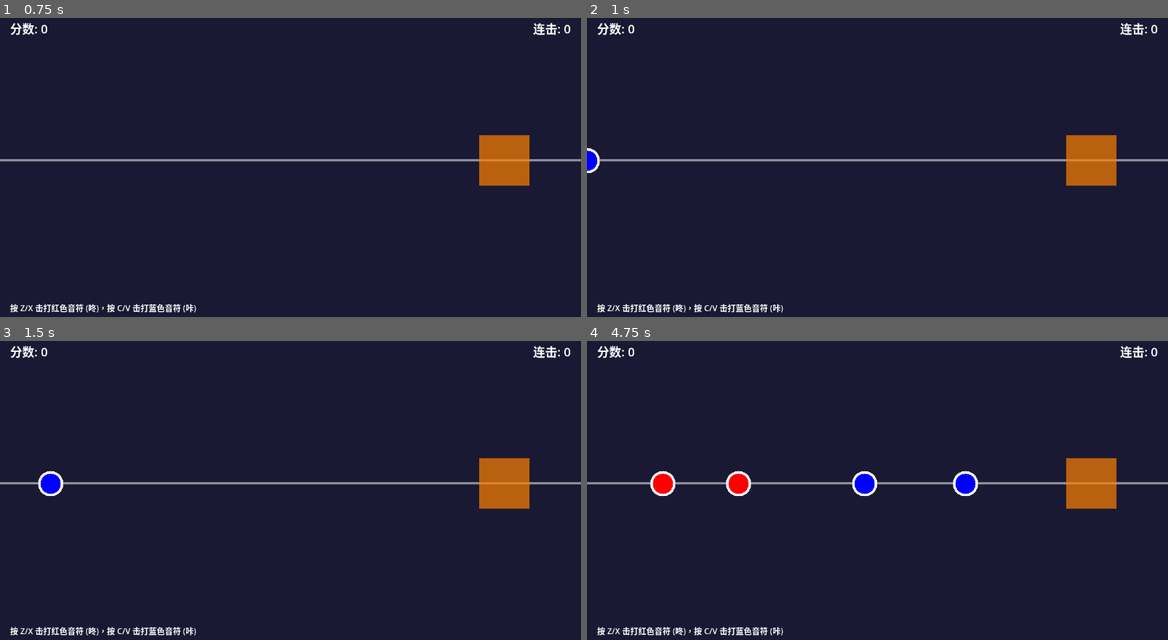
Above: before the commit, frames 1-4 (two rows, left to right).
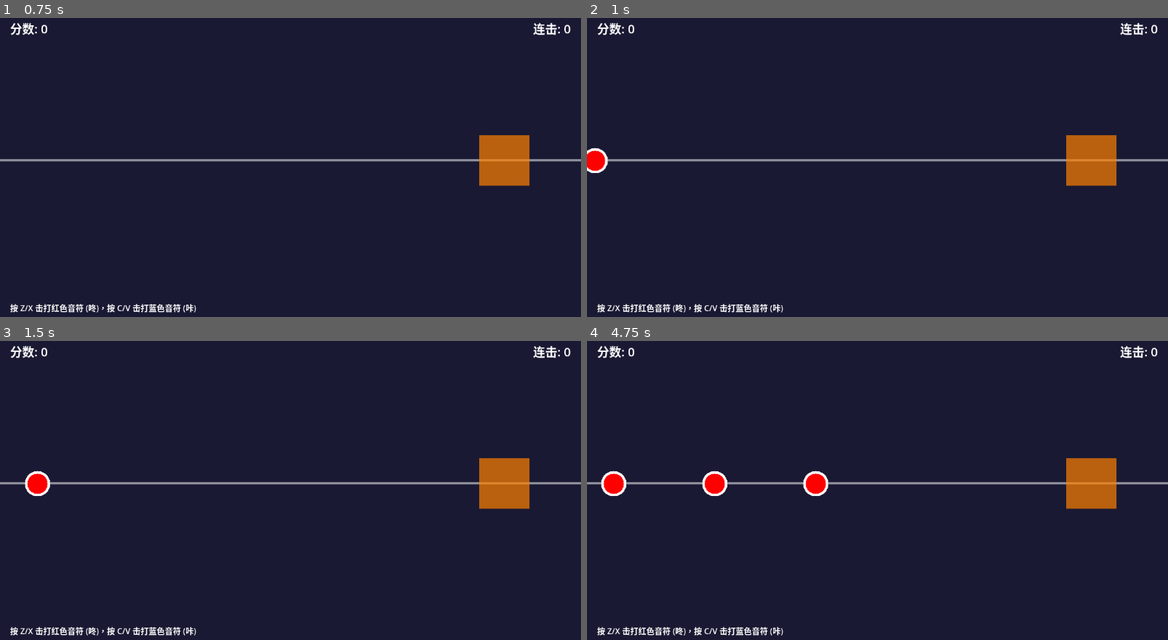
Above: after the commit, the same moments.

Repository: lemonhall/drum
Game: Godot game, scene res://scenes/GameMain.tscn
Two runs of this game, one before a commit and one after it. Both use one fixed random seed, a clock stepped at 60 frames per second and the inputs below.
Inputs:
- Up to frame 1 (0.75 s): tap Enter at 0.5 s; hold Z (drum_don) from 0.53 s (still down)
- Up to frame 2 (1 s): keep holding Z (drum_don)
- Up to frame 3 (1.5 s): release Z (drum_don) at 1.28 s; tap C (drum_ka) at 1.35 s
- Up to frame 4 (4.75 s): hold Z (drum_don) 2.03-2.78 s; tap C (drum_ka) at 2.85, 4.35 s; hold Z (drum_don) 3.53-4.28 s

Frame 1 is identical in both runs. In frame 2, 0.3% of the frame differs, in the area x 0-4%, y 43-52%; in frame 3, 0.5%; in frame 4, 2.1%, in the area x 2-68%, y 43-52%.

Commit message:
第一个勉强算是能运行起来的适配了70bpm版本的

Diff:
--- a/scripts/AudioManager.gd
+++ b/scripts/AudioManager.gd
@@ -22,7 +22,7 @@
 }
 
 # 背景音乐文件路径
-var bgm_file = "res://audio/bgm.ogg"
+var bgm_file = "res://audio/taiko drum-70bpm.mp3"
 
 # 预加载的音效
 var loaded_sounds = {}
--- a/scripts/Note.gd
+++ b/scripts/Note.gd
@@ -8,7 +8,7 @@
 }
 
 var note_type: NoteType = NoteType.DON
-var speed: float = 200.0
+var speed: float = 116.7  # 调整为适合70 BPM的速度 (1000像素 / 8.57秒 ≈ 116.7)
 var is_hit: bool = false
 
 @onready var sprite = $Sprite2D
@@ -17,6 +17,9 @@
 # 音符颜色
 var don_color = Color.RED
 var ka_color = Color.BLUE
+
+# 击打区域位置
+var hit_zone_x = 1000.0
 
 func _ready():
 	# 添加到notes组
@@ -27,6 +30,12 @@
 
 	# 连接信号
 	area_entered.connect(_on_area_entered)
+
+	# 计算到达击打区域的时间
+	var travel_distance = hit_zone_x - position.x
+	var travel_time = travel_distance / speed
+	print("音符生成: 类型=", ("DON" if note_type == NoteType.DON else "KA"),
+		  " 距离=", travel_distance, "px 预计", travel_time, "秒后到达")
 
 func setup_note_appearance():
 	# 创建圆形精灵
@@ -87,5 +96,8 @@
 
 func get_distance_to_hit_zone() -> float:
 	# 计算到击打区域的距离
-	var hit_zone_x = 1000  # 击打区域的X坐标
 	return abs(position.x - hit_zone_x)
+
+# 设置音符速度（用于动态调整）
+func set_speed(new_speed: float):
+	speed = new_speed
--- a/scripts/NoteSpawner.gd
+++ b/scripts/NoteSpawner.gd
@@ -6,50 +6,103 @@
 # 生成设置
 var spawn_position = Vector2(0, 300)
 var is_spawning = false
-var spawn_timer: Timer
+
+# 节拍设置 (70 BPM)
+var bpm = 70.0
+var beat_interval: float  # 每拍的时间间隔
+var beat_timer: Timer
+var current_beat = 0
 
 # 音符类型常量
 const DON = 0
 const KA = 1
 
-# 音符模式
-var note_patterns = [
-	[DON],
-	[KA],
-	[DON, DON],
-	[KA, KA],
-	[DON, KA],
-	[KA, DON],
+# 预设的节拍模式 (适合70 BPM的简单模式)
+var beat_patterns = [
+	# 模式1: 简单的四拍模式
+	[DON, null, DON, null],  # 咚 - 咚 -
+
+	# 模式2: 交替模式
+	[DON, KA, DON, KA],      # 咚 咔 咚 咔
+
+	# 模式3: 重音模式
+	[DON, DON, null, KA],    # 咚 咚 - 咔
+
+	# 模式4: 简单模式
+	[DON, null, null, null], # 咚 - - -
+
+	# 模式5: 连击模式
+	[DON, DON, DON, null],   # 咚 咚 咚 -
+
+	# 模式6: 混合模式
+	[KA, null, DON, DON],    # 咔 - 咚 咚
 ]
 
 var current_pattern_index = 0
-var current_note_in_pattern = 0
+var current_beat_in_pattern = 0
 
 func _ready():
-	# 创建定时器
-	spawn_timer = Timer.new()
-	spawn_timer.wait_time = 1.0  # 每秒生成一个音符
-	spawn_timer.timeout.connect(_on_spawn_timer_timeout)
-	add_child(spawn_timer)
+	# 计算节拍间隔 (70 BPM = 70拍/分钟)
+	beat_interval = 60.0 / bpm  # 约0.857秒每拍
+	print("节拍间隔: ", beat_interval, " 秒 (", bpm, " BPM)")
+
+	# 创建节拍定时器
+	beat_timer = Timer.new()
+	beat_timer.wait_time = beat_interval
+	beat_timer.timeout.connect(_on_beat_timer_timeout)
+	add_child(beat_timer)
 
 func start_spawning():
 	is_spawning = true
-	spawn_timer.start()
+	current_beat = 0
+	current_pattern_index = 0
+	current_beat_in_pattern = 0
+	beat_timer.start()
+	print("开始按节拍生成音符 (", bpm, " BPM)")
 
 func stop_spawning():
 	is_spawning = false
-	spawn_timer.stop()
+	beat_timer.stop()
+	print("停止生成音符")
 
-func _on_spawn_timer_timeout():
+func _on_beat_timer_timeout():
 	if is_spawning:
-		spawn_note()
+		process_beat()
+		current_beat += 1
 
-func spawn_note():
+func process_beat():
+	# 获取当前模式
+	var current_pattern = beat_patterns[current_pattern_index]
+
+	# 获取当前拍子应该生成的音符类型
+	var note_type = current_pattern[current_beat_in_pattern]
+
+	# 如果不是null，就生成音符
+	if note_type != null:
+		spawn_note(note_type)
+		print("第", current_beat + 1, "拍: 生成", ("DON" if note_type == DON else "KA"), "音符")
+	else:
+		print("第", current_beat + 1, "拍: 休止")
+
+	# 移动到下一拍
+	current_beat_in_pattern += 1
+
+	# 如果当前模式结束，切换到下一个模式
+	if current_beat_in_pattern >= current_pattern.size():
+		current_beat_in_pattern = 0
+		current_pattern_index += 1
+
+		# 如果所有模式都用完了，重新开始
+		if current_pattern_index >= beat_patterns.size():
+			current_pattern_index = 0
+
+		print("切换到模式", current_pattern_index + 1)
+
+func spawn_note(note_type: int):
 	# 创建音符实例
 	var note_instance = note_scene.instantiate()
 
-	# 设置音符类型（使用简单的随机模式）
-	var note_type = DON if randf() > 0.5 else KA
+	# 设置音符类型
 	note_instance.note_type = note_type
 
 	# 设置位置
@@ -58,31 +111,17 @@
 	# 添加到场景
 	get_parent().add_child(note_instance)
 
-	# 调整生成间隔（可以根据音乐节拍调整）
-	adjust_spawn_rate()
+# 动态调整BPM (如果需要的话)
+func set_bpm(new_bpm: float):
+	bpm = new_bpm
+	beat_interval = 60.0 / bpm
+	if beat_timer:
+		beat_timer.wait_time = beat_interval
+	print("BPM调整为: ", bpm)
 
-func adjust_spawn_rate():
-	# 随机调整生成间隔，模拟不同的节奏
-	var intervals = [0.5, 0.75, 1.0, 1.25, 1.5]
-	spawn_timer.wait_time = intervals[randi() % intervals.size()]
-
-func spawn_pattern_note():
-	# 按预设模式生成音符
-	if current_pattern_index >= note_patterns.size():
-		current_pattern_index = 0
-
-	var pattern = note_patterns[current_pattern_index]
-
-	if current_note_in_pattern >= pattern.size():
-		current_note_in_pattern = 0
-		current_pattern_index += 1
-		if current_pattern_index >= note_patterns.size():
-			current_pattern_index = 0
-
-	var note_instance = note_scene.instantiate()
-	note_instance.note_type = pattern[current_note_in_pattern]
-	note_instance.position = spawn_position
-
-	get_parent().add_child(note_instance)
-
-	current_note_in_pattern += 1
+# 切换到指定的模式
+func set_pattern(pattern_index: int):
+	if pattern_index >= 0 and pattern_index < beat_patterns.size():
+		current_pattern_index = pattern_index
+		current_beat_in_pattern = 0
+		print("切换到模式: ", pattern_index + 1)
Not shown, added: audio/taiko drum-70bpm.mp3.import
Not shown, changed: README.md
Not shown, added: audio/taiko drum-70bpm.mp3
